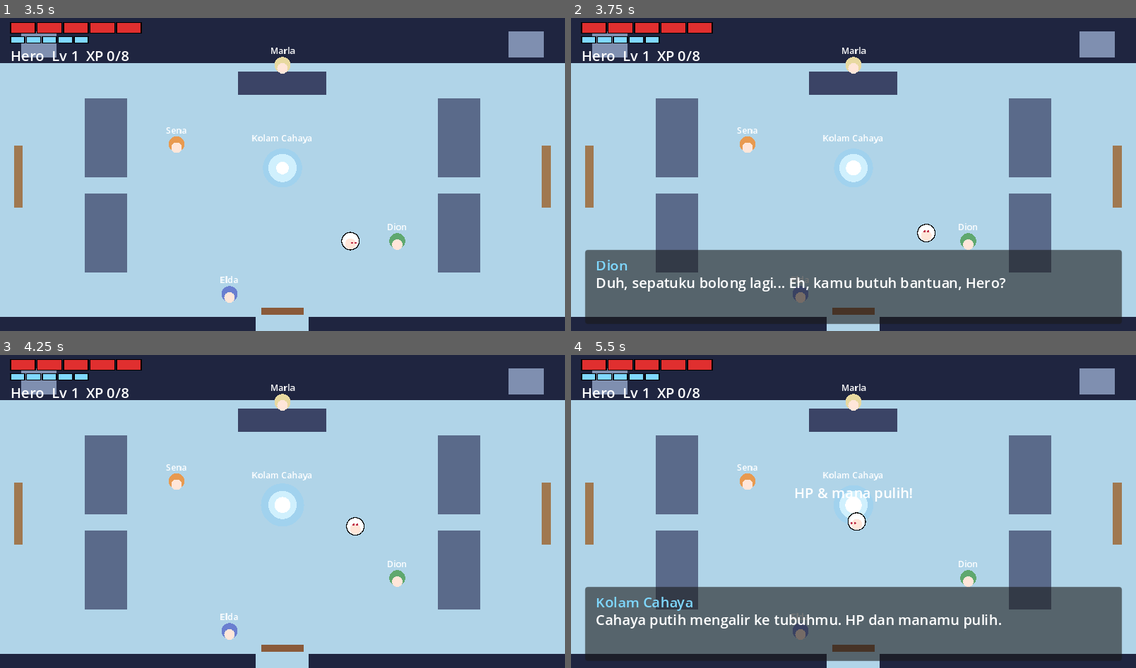
Above: before the commit, frames 1-4 (two rows, left to right).
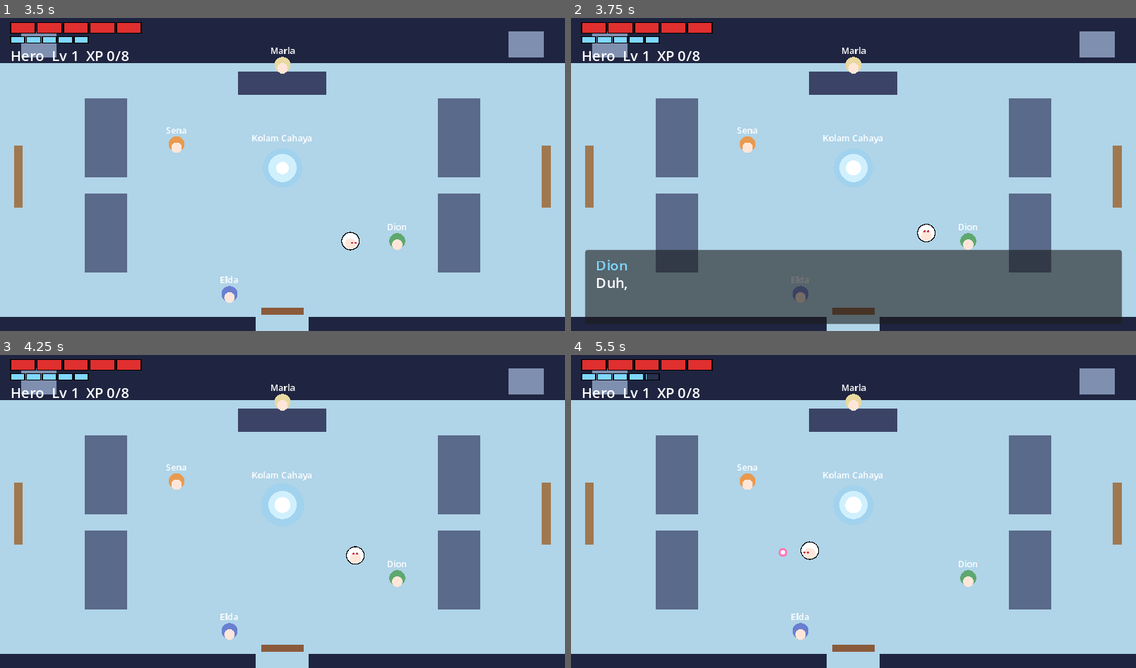
Above: after the commit, the same moments.

Repository: ShiroAkari2/ShiroAkari-
Game: Godot game, scene res://scenes/Loading.tscn
The game is run twice, just before and just after one commit, with the same random seed, the same clock (stepped at 60 frames per second) and the same inputs.
Inputs (mouse positions are in pixels of both pictures, inside the frame that each line leads up to):
- Up to frame 1 (3.5 s): tap Enter at 0.5, 3.05 s; move the mouse to (406, 155) at 0.52 s; hold Right (right) 0.53-1.28 s; tap Z (interact) at 0.6 s; click (406, 155) at 0.67 s; tap Space at 0.77, 1.07, 1.52, 1.82, 2.75 s; tap K (magic) at 0.8, 1.35 s; move the mouse to (169, 187) at 1.27 s; hold Down (down) 1.28-2 s; tap J (sword) at 1.55, 2.85 s; click "Mulai" at 2 s; move the mouse to (339, 102) at 2.77 s; hold Right (right) from 2.78 s (still down)
- Up to frame 2 (3.75 s): move the mouse to (825, 237) at 3.52 s; release Right (right) at 3.53 s; hold Up (up) from 3.53 s (still down); tap Enter at 3.6 s; click (825, 237) at 3.67 s
- Up to frame 3 (4.25 s): keep holding Up (up); tap Space at 3.77, 3.8, 4.07 s
- Up to frame 4 (5.5 s): move the mouse to (1023, 558) at 4.27 s; release Up (up) at 4.28 s; hold Left (left) from 4.28 s (still down); tap Space at 4.35, 4.52, 4.82, 5.27 s; tap Z (interact) at 4.55, 5.1 s; move the mouse to (684, 461) at 5.02 s; tap K (magic) at 5.3 s

Frame 1 is identical in both runs. In frame 2, 0.9% of the frame differs, in the area x 10-77%, y 82-88%; in frame 3, 0.3%; in frame 4, 21%, in the area x 2-98%, y 6-98%.

Commit message:
Add files via upload

Diff:
--- a/scripts/enemy.gd
+++ b/scripts/enemy.gd
@@ -27,7 +27,17 @@
     "chimera": {"name": "Chimera", "hp": 10, "xp": 20, "speed": 62.0, "touch": 3, "rec": 10, "min_lv": 8, "weight": 2, "beh": "lunge", "r": 9, "h": 34,
         "windup": 0.5, "lunge_speed": 230.0, "lunge_time": 0.32, "trigger": 100.0, "lunge_cd": 1.4},
     "death_knight": {"name": "Ksatria Maut", "hp": 30, "xp": 60, "speed": 48.0, "touch": 4, "rec": 12, "min_lv": 9, "weight": 0, "beh": "lunge", "r": 12, "h": 52, "boss": true,
-        "windup": 0.5, "lunge_speed": 260.0, "lunge_time": 0.35, "trigger": 110.0, "lunge_cd": 1.6}}
+        "windup": 0.5, "lunge_speed": 260.0, "lunge_time": 0.35, "trigger": 110.0, "lunge_cd": 1.6},
+    # --- Tier 2 (Lv 10-20). Belum punya sprite: tampil sebagai lingkaran berwarna sampai gambar dibuat ---
+    "dark_wolf": {"name": "Serigala Kelam", "hp": 14, "xp": 30, "speed": 80.0, "touch": 3, "rec": 11, "min_lv": 10, "weight": 2, "beh": "lunge", "r": 8, "color": Color("3a2d5c"),
+        "windup": 0.3, "lunge_speed": 260.0, "lunge_time": 0.3, "trigger": 100.0, "lunge_cd": 0.9},
+    "troll": {"name": "Troll Batu", "hp": 22, "xp": 45, "speed": 36.0, "touch": 3, "rec": 13, "min_lv": 12, "weight": 2, "beh": "chase", "r": 11, "color": Color("6b7a5a")},
+    "wraith": {"name": "Hantu Kelana", "hp": 12, "xp": 40, "speed": 58.0, "touch": 2, "rec": 14, "min_lv": 13, "weight": 2, "beh": "ranged", "r": 7, "color": Color("9fd3e8"),
+        "shot_cd": 2.2, "shot_speed": 130.0, "shot_dmg": 2, "keep": 120.0, "windup": 0.4},
+    "warlord": {"name": "Panglima Orc", "hp": 18, "xp": 50, "speed": 44.0, "touch": 3, "rec": 15, "min_lv": 14, "weight": 2, "beh": "chase", "r": 10, "color": Color("8a3b2e")},
+    "gargoyle": {"name": "Gargoyle", "hp": 16, "xp": 55, "speed": 60.0, "touch": 3, "rec": 16, "min_lv": 16, "weight": 2, "beh": "lunge", "r": 9, "color": Color("7d7f8c"),
+        "windup": 0.45, "lunge_speed": 230.0, "lunge_time": 0.3, "trigger": 90.0, "lunge_cd": 1.3},
+    "stone_golem": {"name": "Golem Batu", "hp": 26, "xp": 70, "speed": 30.0, "touch": 4, "rec": 19, "min_lv": 18, "weight": 2, "beh": "chase", "r": 12, "color": Color("5c5f6e")}}
 # sprite pose "b" yang aslinya menghadap kanan (supaya flip-nya benar)
 const NATIVE_RIGHT_B := ["common_beast", "wolf", "orc_archer"]
 const AGGRO := 150.0
@@ -69,6 +79,20 @@
             for i in int(c["weight"]):
                 pool.append(k)
     if pool.is_empty():
+        # Tidak ada musuh di jendela level ini (mis. Lv 14+): pakai jenis non-bos dengan min_lv tertinggi
+        # yang sudah lewat, supaya arena tidak jatuh ke Slime Biru (XP 1).
+        var best := -1
+        for k in TYPES:
+            var c: Dictionary = TYPES[k]
+            if c.get("boss", false) or int(c["min_lv"]) > lv:
+                continue
+            best = maxi(best, int(c["min_lv"]))
+        for k in TYPES:
+            var c: Dictionary = TYPES[k]
+            if not c.get("boss", false) and int(c["min_lv"]) == best:
+                for i in int(c["weight"]):
+                    pool.append(k)
+    if pool.is_empty():
         pool.append("blue")
     return pool
 
--- a/scripts/game.gd
+++ b/scripts/game.gd
@@ -3,7 +3,7 @@
 
 const SAVE_PATH := "user://save.json"
 const SAVE_VERSION := 2
-const MAX_LEVEL := 10
+const MAX_LEVEL := 20
 const DEATH_XP_LOSS := 0.25   # persen XP level berjalan yang hilang saat pingsan
 
 var player_name := "Hero"
@@ -72,7 +72,7 @@
     return out
 
 # ---------- Statistik & progresi ----------
-# XP untuk naik dari level `lv` ke lv+1: 8, 16, 28, 44, 64, 88, 116, 148, 184 (total 696 sampai Lv 10).
+# XP untuk naik dari level `lv` ke lv+1: 8, 16, 28, ... 224 (Lv 10), ... 764 (Lv 19). Total ke Lv 20: 5396.
 func xp_needed(lv: int) -> int:
     if lv >= MAX_LEVEL:
         return 0
@@ -86,10 +86,10 @@
     return 5 + int(floor(level / 3.0))   # +1 di Lv 3, 6, 9
 
 func sword_damage() -> int:
-    return 1 + (1 if level >= 3 else 0) + (1 if level >= 7 else 0)
+    return 1 + (1 if level >= 3 else 0) + (1 if level >= 7 else 0) + (1 if level >= 13 else 0) + (1 if level >= 18 else 0)
 
 func magic_damage() -> int:
-    return 2 + (1 if level >= 5 else 0) + (1 if level >= 9 else 0)
+    return 2 + (1 if level >= 5 else 0) + (1 if level >= 9 else 0) + (1 if level >= 15 else 0)
 
 # Musuh "level rekomendasi" rendah memberi XP makin sedikit saat level pemain lewat batas (anti-grinding).
 func xp_multiplier(rec_level: int) -> float:
@@ -103,7 +103,11 @@
         6: s += ", mana maks naik"
         7: s += ", pedang lebih kuat"
         9: s += ", cahaya & mana maks naik"
-        10: s += " - LEVEL MAKS!"
+        12: s += ", mana maks naik"
+        13: s += ", pedang lebih kuat"
+        15: s += ", cahaya & mana maks naik"
+        18: s += ", pedang & mana maks naik"
+        20: s += " - LEVEL MAKS!"
     return s
 
 func heal_full():
--- a/scripts/guild.gd
+++ b/scripts/guild.gd
@@ -133,7 +133,7 @@
         hud.end_dialog()
     if Input.is_action_just_pressed("interact"):
         if hud.active:
-            hud.advance()
+            hud.interact()
         else:
             target = _nearest_npc()
             if target:
--- a/scripts/hud.gd
+++ b/scripts/hud.gd
@@ -10,6 +10,12 @@
 var text_lbl: Label
 var info_lbl: Label
 var note_lbl: Label
+var typing := false
+var shown := 0.0
+var line_t := 0.0
+const CHAR_SPEED := 40.0      # huruf per detik
+const AUTO_MIN := 2.0         # detik minimum sebelum lanjut otomatis
+const AUTO_PER_CHAR := 0.05   # tambahan detik per huruf (waktu baca)
 
 func _ready():
     var bar := Control.new()
@@ -52,6 +58,17 @@
         notice("+%d XP" % amount)
 
 func _process(delta):
+    if active:
+        if typing:
+            shown += CHAR_SPEED * delta
+            if shown >= float(text_lbl.text.length()):
+                _finish_line()
+            else:
+                text_lbl.visible_characters = int(shown)
+        else:
+            line_t += delta
+            if line_t >= AUTO_MIN + AUTO_PER_CHAR * float(text_lbl.text.length()):
+                advance()
     if Game.level >= Game.MAX_LEVEL:
         info_lbl.text = "%s  Lv %d (MAKS)" % [Game.player_name, Game.level]
     else:
@@ -76,6 +93,21 @@
     panel.visible = true
     _show()
 
+# Dipanggil saat tombol interaksi ditekan: saat teks masih mengetik, tampilkan semuanya dulu; kalau sudah penuh, lanjut.
+func interact():
+    if not active:
+        return
+    if typing:
+        _finish_line()
+    else:
+        advance()
+
+func _finish_line():
+    typing = false
+    shown = float(text_lbl.text.length())
+    text_lbl.visible_characters = -1
+    line_t = 0.0
+
 func advance():
     idx += 1
     if idx >= lines.size():
@@ -94,3 +126,7 @@
 func _show():
     name_lbl.text = lines[idx].name
     text_lbl.text = lines[idx].text
+    text_lbl.visible_characters = 0
+    typing = true
+    shown = 0.0
+    line_t = 0.0
